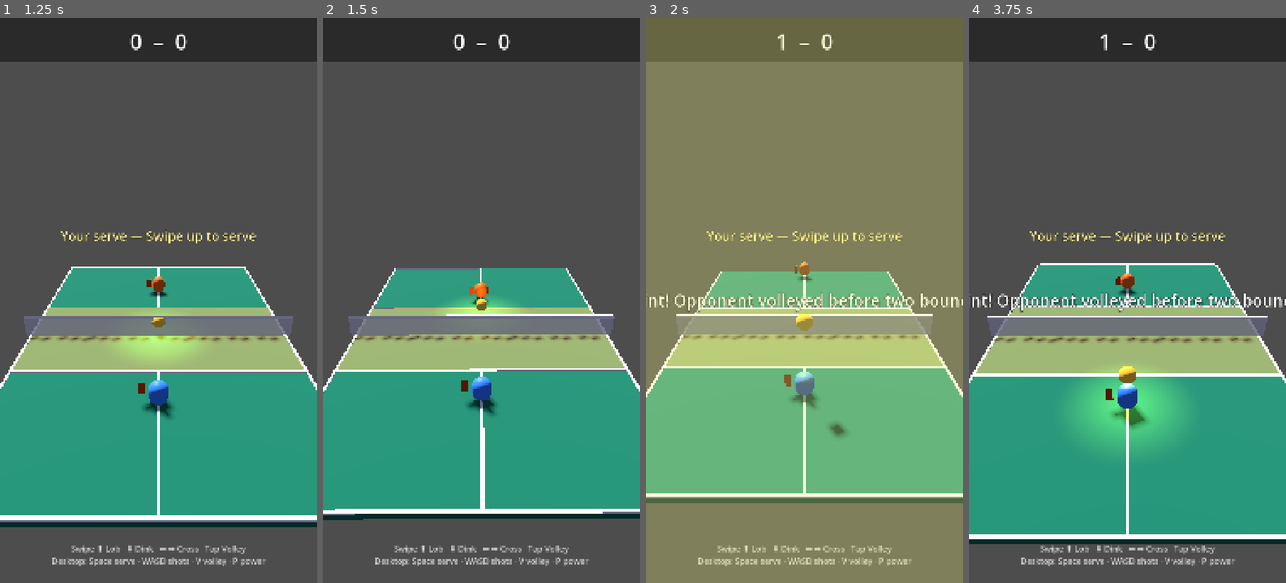
Above: before the commit, frames 1-4 (left to right).
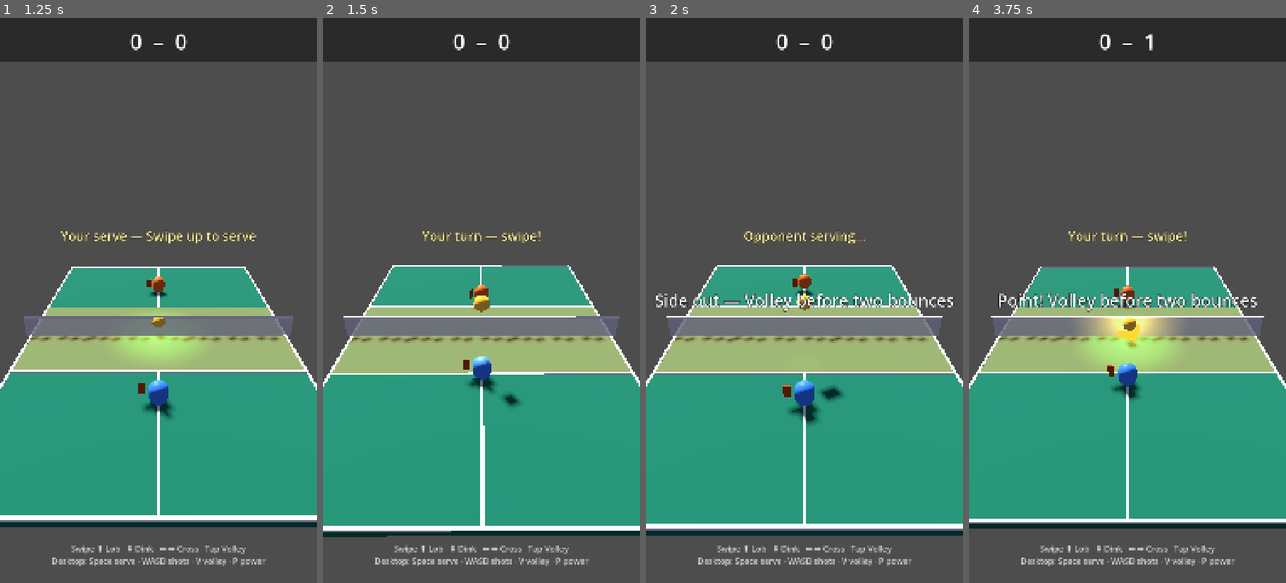
Above: after the commit, the same moments.

Repository: altafhssn/pickleball
Game: Godot game, scene res://scenes/Main.tscn
The game is run twice, just before and just after one commit, with the same random seed, the same clock (stepped at 60 frames per second) and the same inputs.
Inputs (mouse positions are in pixels of both pictures, inside the frame that each line leads up to):
- Up to frame 1 (1.25 s): click "▶ Quick Match" at 0.5 s
- Up to frame 2 (1.5 s): tap Enter at 1.25 s; move the mouse to (551, 272) at 1.27 s; hold Right from 1.28 s (still down); tap Space at 1.35 s; click (551, 272) at 1.42 s
- Up to frame 3 (2 s): keep holding Right; tap Space at 1.52, 1.82 s
- Up to frame 4 (3.75 s): release Right at 2 s; drag from (1064, 328) to (1111, 413) at 2.02 s; move the mouse to (1159, 176) at 2.77 s; hold Right 2.78-3.5 s; tap P at 2.85 s; tap Space at 3.05 s; drag from (1111, 413) to (1032, 215) at 3.52 s

Frame 1 is identical in both runs. In frame 2, 9.7% of the frame differs, in the area x 0-100%, y 37-92%; in frame 3, 99%, in the area x 0-100%, y 0-100%; in frame 4, 15%.

Commit message:
[serve] Freeze the ball mid-air while waiting for the serve
After enabling gravity (custom_integrator=false), the ball at y=0.5
was dropping during the serve-wait window while the user read the
prompt or the AI's 0.8s reaction timer ran. By serve time the ball
might already be on the floor, breaking the serve arc.

- New Ball.hold_for_serve(at): sets position, zeroes velocities,
  is_in_play = false, freeze = true so gravity is suspended.
- Ball.serve() unfreezes before launching; Ball.reset() also clears
  freeze for safety.
- Main: every serve-setup callsite (singles player, singles AI,
  doubles player, doubles AI) now goes through hold_for_serve
  instead of writing ball.position directly + ball.is_in_play=true.

Co-Authored-By: Claude Opus 4.7 <noreply@anthropic.com>

Diff:
--- a/scripts/Ball.gd
+++ b/scripts/Ball.gd
@@ -96,7 +96,20 @@
 		ball_landed.emit(global_position, side)
 		EventBus.ball_bounced.emit(global_position, side)
 
+func hold_for_serve(at_position: Vector3) -> void:
+	# Park the ball mid-air for the serve setup. Freeze so gravity doesn't
+	# drop it while the server (or the user) is preparing.
+	global_position = at_position
+	linear_velocity = Vector3.ZERO
+	angular_velocity = Vector3.ZERO
+	spin_vector = Vector3.ZERO
+	has_bounced_this_side = false
+	rest_fired = false
+	is_in_play = false
+	freeze = true
+
 func serve(from_position: Vector3, target_position: Vector3, power: float = 1.0) -> void:
+	freeze = false
 	global_position = from_position
 	is_in_play = true
 	has_bounced_this_side = false
@@ -149,6 +162,7 @@
 	linear_velocity = dir.normalized() * shot_speed
 
 func reset() -> void:
+	freeze = false
 	is_in_play = false
 	linear_velocity = Vector3.ZERO
 	angular_velocity = Vector3.ZERO
--- a/scripts/Main.gd
+++ b/scripts/Main.gd
@@ -475,8 +475,7 @@
 	if is_player_serving:
 		player_serve_ready = true
 		hud.show_serve_indicator("Your serve — Swipe up to serve")
-		ball.reset()
-		ball.position = Vector3(0, 0.5, PLAYER_BASELINE + 0.05)
+		ball.hold_for_serve(Vector3(0, 0.5, PLAYER_BASELINE + 0.05))
 	else:
 		hud.show_serve_indicator("Opponent serving...")
 		_reset_for_ai_serve()
@@ -491,16 +490,13 @@
 		var serve_x = PLAYER_LEFT if server_pos == 0 else PLAYER_RIGHT
 		var player_name = "Your" if server_pos == 0 else "Partner's"
 		hud.show_serve_indicator(player_name + " serve — Swipe up to serve")
-		ball.reset()
-		ball.position = Vector3(serve_x, 0.5, PLAYER_BASELINE + 0.05)
+		ball.hold_for_serve(Vector3(serve_x, 0.5, PLAYER_BASELINE + 0.05))
 	else:
 		hud.show_serve_indicator("Opponent team serving...")
 		_reset_for_doubles_ai_serve(server_pos)
 
 func _reset_for_ai_serve() -> void:
-	ball.reset()
-	ball.position = Vector3(0, 0.5, OPPONENT_BASELINE - 0.05)
-	ball.is_in_play = true
+	ball.hold_for_serve(Vector3(0, 0.5, OPPONENT_BASELINE - 0.05))
 
 	await get_tree().create_timer(0.8).timeout
 	if not match_manager.match_complete:
@@ -508,9 +504,7 @@
 
 func _reset_for_doubles_ai_serve(server_pos: int) -> void:
 	var serve_x = PLAYER_RIGHT if server_pos == 0 else PLAYER_LEFT
-	ball.reset()
-	ball.position = Vector3(serve_x, 0.5, OPPONENT_BASELINE - 0.05)
-	ball.is_in_play = true
+	ball.hold_for_serve(Vector3(serve_x, 0.5, OPPONENT_BASELINE - 0.05))
 
 	await get_tree().create_timer(0.8).timeout
 	if not doubles_manager.match_complete:
